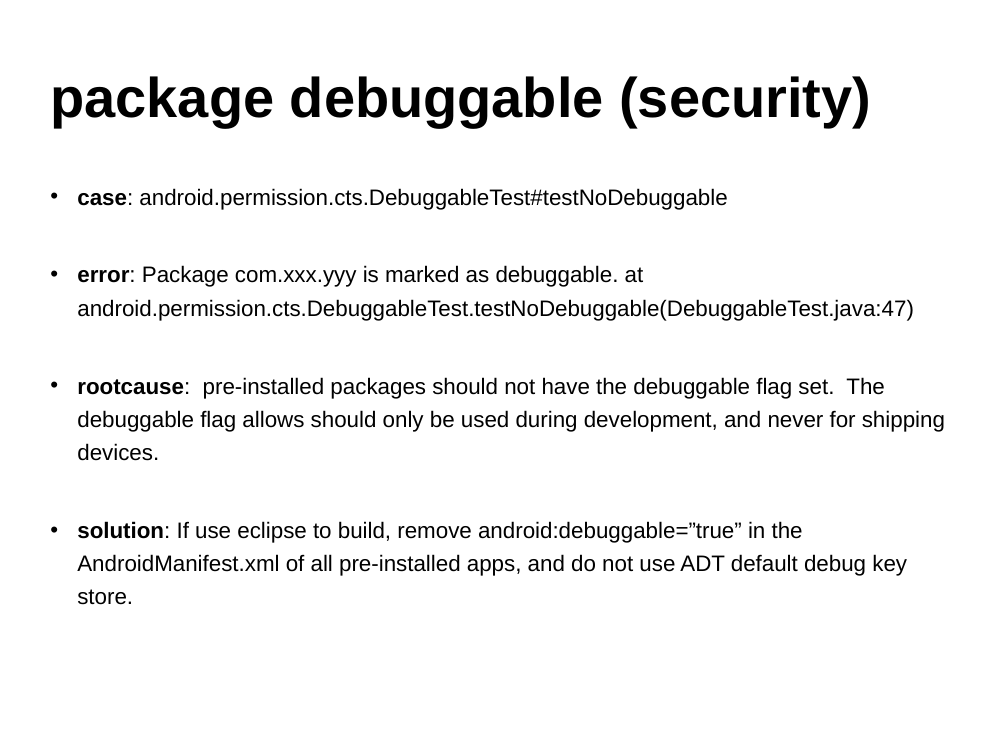
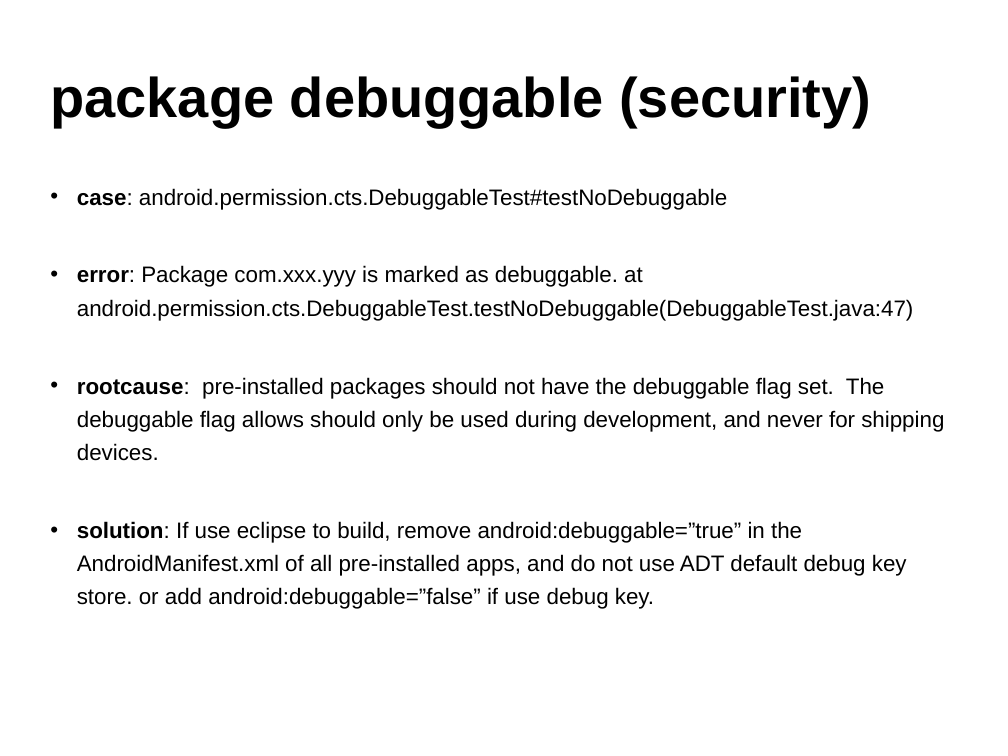
Before and after one commit to widerules/system-information, a slide deck: slide 37 of cts/CTS-training.ppt. Drawn at 1008x756 pixels with LibreOffice and Linux fonts; fonts in the diff are those of the drawing; background and template pictures are left out. Boxes give left, top, right and bottom in pixels: in the first picture for what was removed or moved away, otherwise in the second. Text is boxed around its words. In the diff, an @@ line names an element or a change of style, - is before the commit and + after.

```diff
--- a/cts/CTS-training.ppt
+++ b/cts/CTS-training.ppt
@@ text at (x1=77, y1=188, x2=944, y2=461): indent changed @@
@@ text at (x1=77, y1=521, x2=907, y2=609): text changed @@
-• solution: If use eclipse to build, remove android:debuggable=”true” in the AndroidManifest.xml of all pre-installed apps, and do not use ADT default debug key store.
+• solution: If use eclipse to build, remove android:debuggable=”true” in the AndroidManifest.xml of all pre-installed apps, and do not use ADT default debug key store. or add android:debuggable=”false” if use debug key.
```
Also in this commit, not shown: 38 other slides changed.
